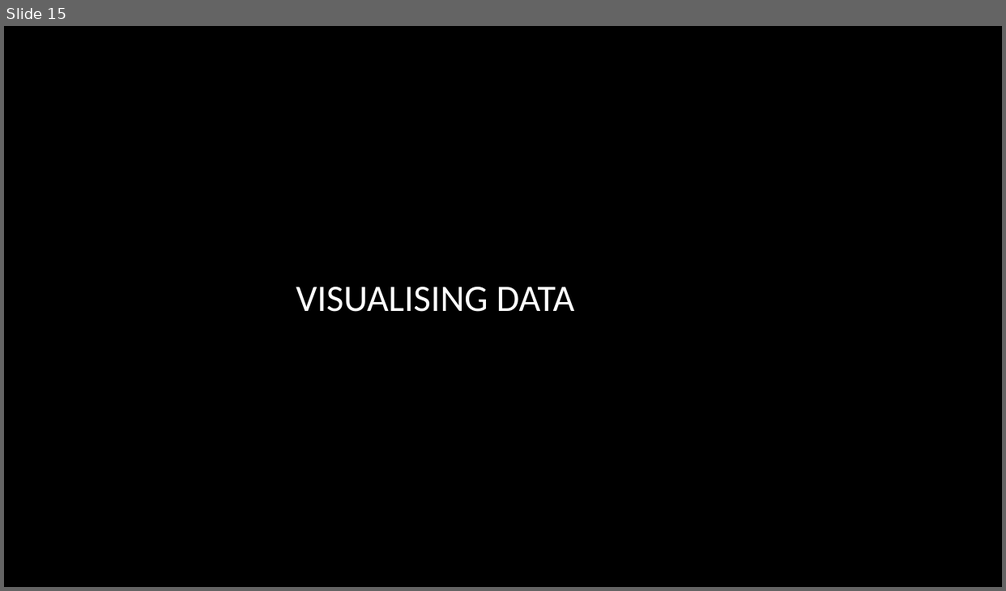
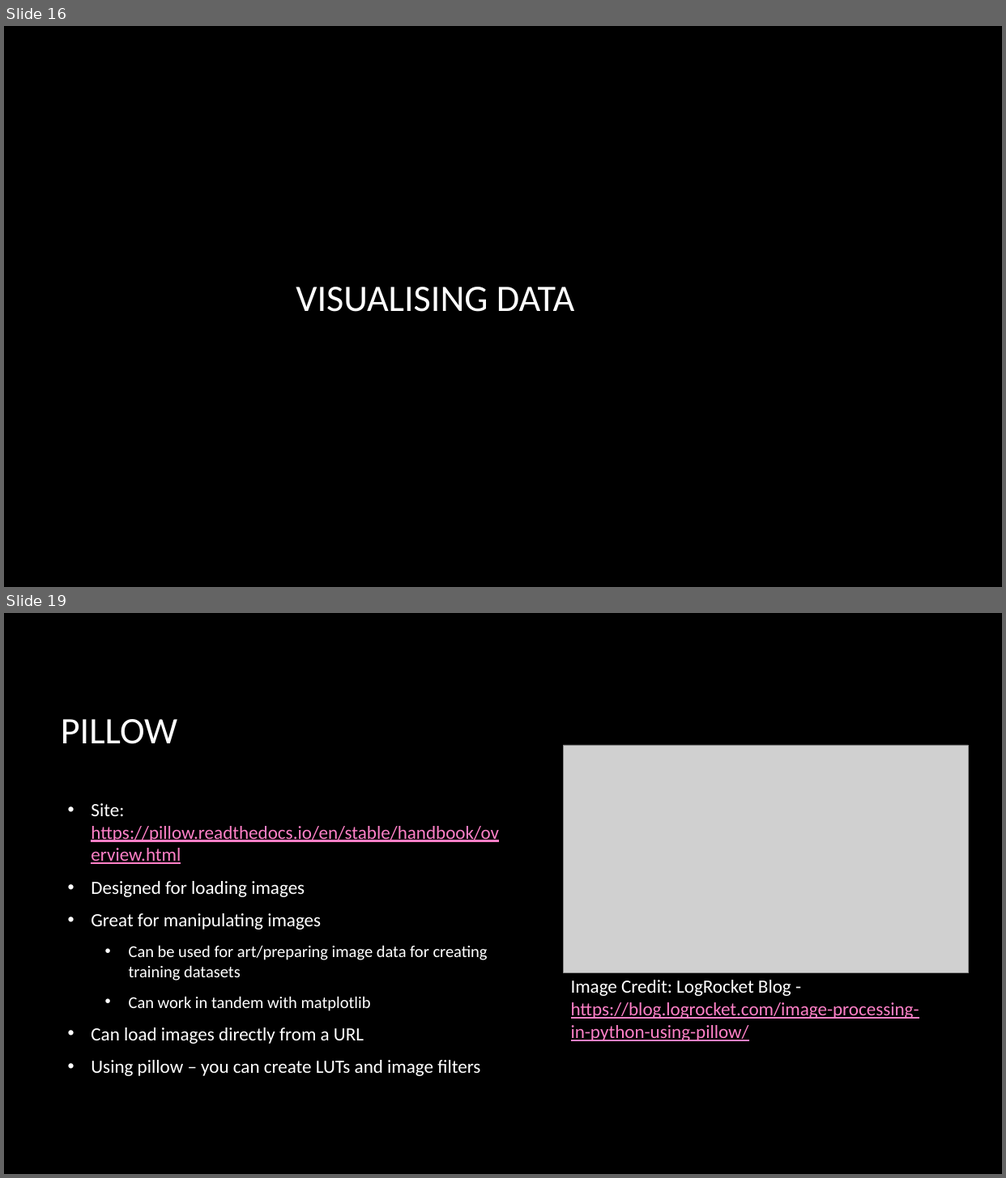
Before and after one commit to smandhai/Astro-Data-Handling-Tutorials, a slide deck: Intro to Astro-data .pptx. Shown one above the other, each under a label of ours: slide 15 before the commit, slides 16 and 19 after it; the slides between them are not shown. The pictures are 1006x591 and 1006x1178 pixels, drawn with LibreOffice and Linux fonts; fonts in the diff are those of the drawing; grey boxes stand for pictures; background and template pictures are left out. Boxes give left, top, right and bottom in pixels: in the first picture for what was removed or moved away, otherwise in the second. Text is boxed around its words. In the diff, an @@ line names an element or a change of style, - is before the commit and + after.

```diff
--- a/Intro to Astro-data .pptx
+++ b/Intro to Astro-data .pptx
@@ slide 19 added at (4,613,1002,1174), background picture (left out) @@
@@ title added at (61,719,177,744), 36 pt, text #FFFFFF @@
+PILLOW
@@ picture added at (563,745,968,973) @@
@@ text added at (91,803,499,1076), 18 pt, text #FFFFFF @@
+• Site: https://pillow.readthedocs.io/en/stable/handbook/overview.html
+• Designed for loading images
+• Great for manipulating images
+  • Can be used for art/preparing image data for creating training datasets
+  • Can work in tandem with matplotlib
+• Can load images directly from a URL
+• Using pillow – you can create LUTs and image filters
@@ text added at (571,980,919,1041), 18 pt, text #FE80C7, underline @@
+Image Credit: LogRocket Blog - https://blog.logrocket.com/image-processing-in-python-using-pillow/
@@ what was slide 15 is now slide 16 @@
```
Also in this commit, not shown: 8 slides changed, 7 other slides added, 5 slides removed.
